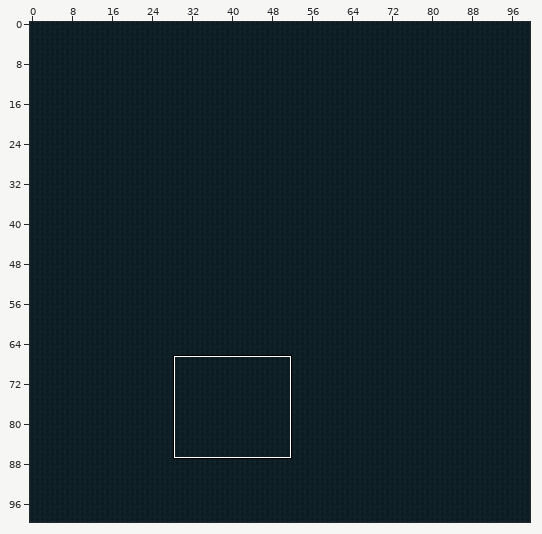
A Tiled map (JSON) gets an edit: LostAndDivine.ClientMonoGame/Content/Sectors/3_12.tmj. The first picture is a wide view before the edit; the outline marks the close-up.
Close-up. First the earlier version:
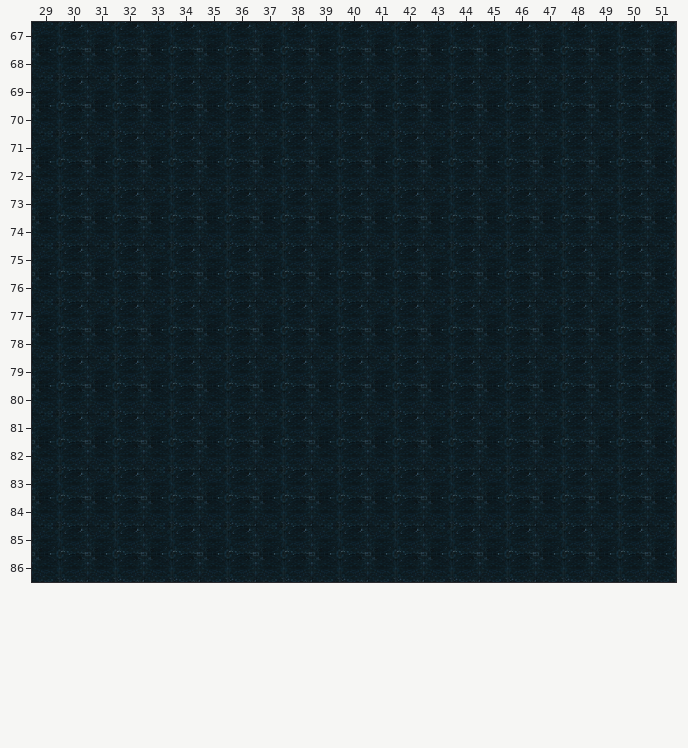
Cells are 64x64 px. Shown: x 29..51, y 67..86. The commit also changed other parts of the map, which this record leaves out.
Now the later version:
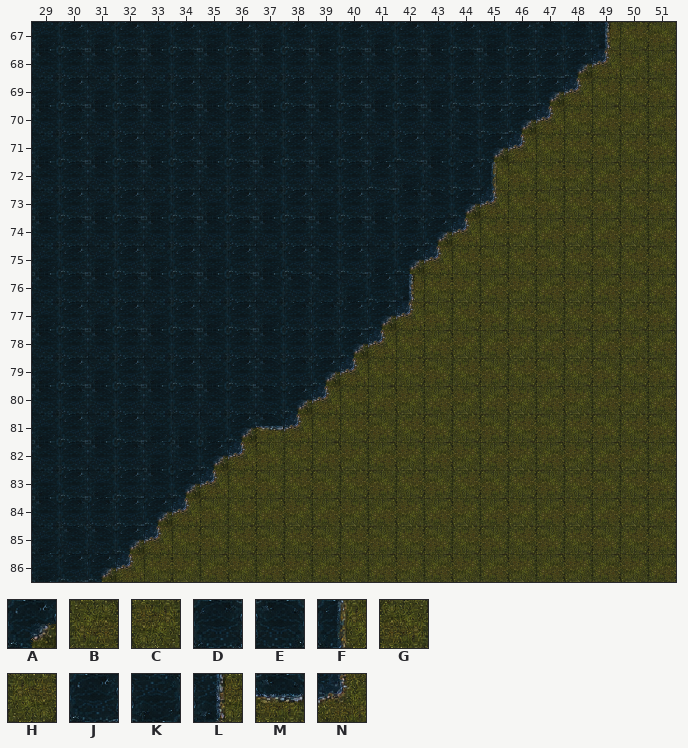
Key: from "World-Tilemap": A 10, B 91, C 92, D 99, E 100, F 101, G 121, H 122, J 129, K 130, L 131, M 159, N 161.
_ is an empty cell.
Tiles replaced or removed in this view: D, E, J, K.
Diff:
Changed rows in their new state; . is an unchanged cell.
Layer "Слой тайлов 1":
first column x 29:
67 ..................EDLHG
68 .................JJANCB
69 ................J.ANHHG
70 ...............EJANHBCB
71 ...............EANHHGHG
72 ............JK.JFGHCBCB
73 .............DEANHGHGHG
74 ..............ANHCBCBCB
75 ..........E..ANHGHGHGHG
76 .........E.KJLHCBCBCBCB
77 .........DD.ANGHGHGHGHG
78 ..........DANHBCBCBCBCB
79 ........EDANHHGHGHGHGHG
80 .........ANHBCBCBCBCBCB
81 .....K.AMNHHGHGHGHGHGHG
82 ....KEANGHBCBCBCBCBCBCB
83 ....EANHGHGHGHGHGHGHGHG
84 ..DJANGHBCBCBCBCBCBCBCB
85 .EEANHGHGHGHGHGHGHGHGHG
86 KJANHCBCBCBCBCBCBCBCBCB
Boxes around the changes in both close-ups, in picture pixels (x1, y1, x2, y2):
changed: (32, 22, 676, 582)
